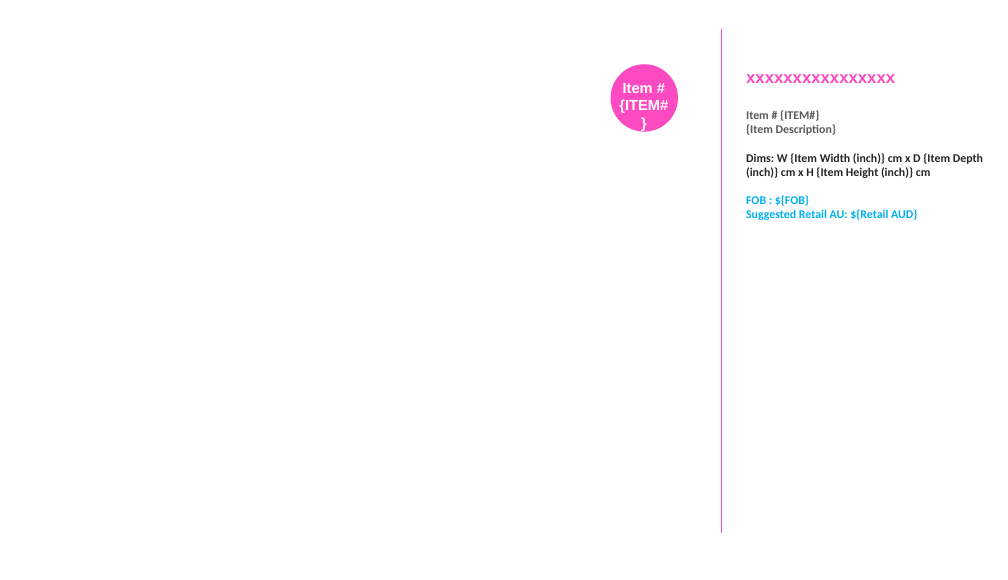
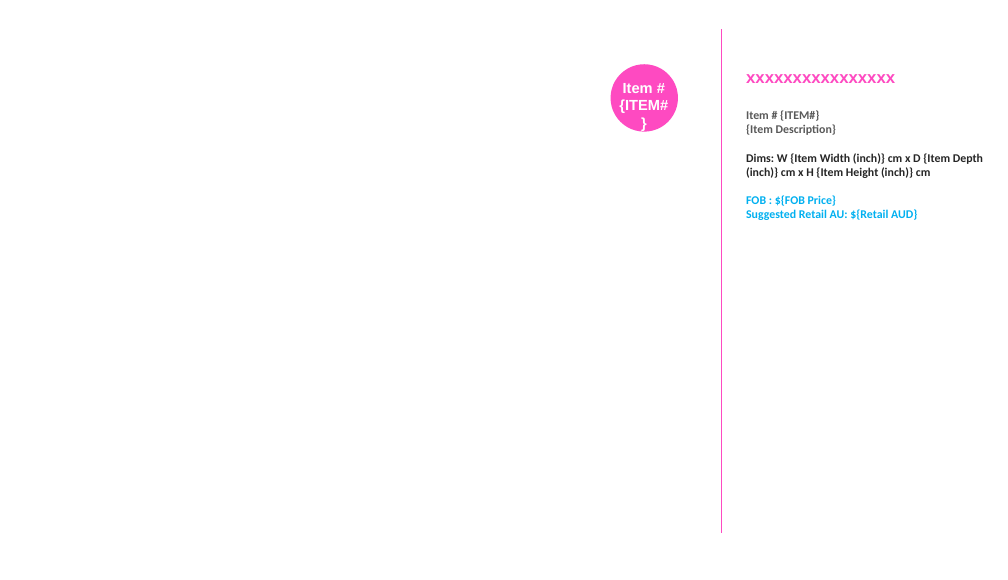
Before and after one commit to KyoWuJiuJiu/ppt-generator, a slide deck: slide 1 of 1.pptx. Drawn at 1008x580 pixels with LibreOffice and Linux fonts; fonts in the diff are those of the drawing. Boxes give left, top, right and bottom in pixels: in the first picture for what was removed or moved away, otherwise in the second. Text is boxed around its words. In the diff, an @@ line names an element or a change of style, - is before the commit and + after.

```diff
--- a/1.pptx
+++ b/1.pptx
@@ text at (746, 195, 836, 206): text changed @@
-FOB : ${FOB}
+FOB : ${FOB Price}
```
